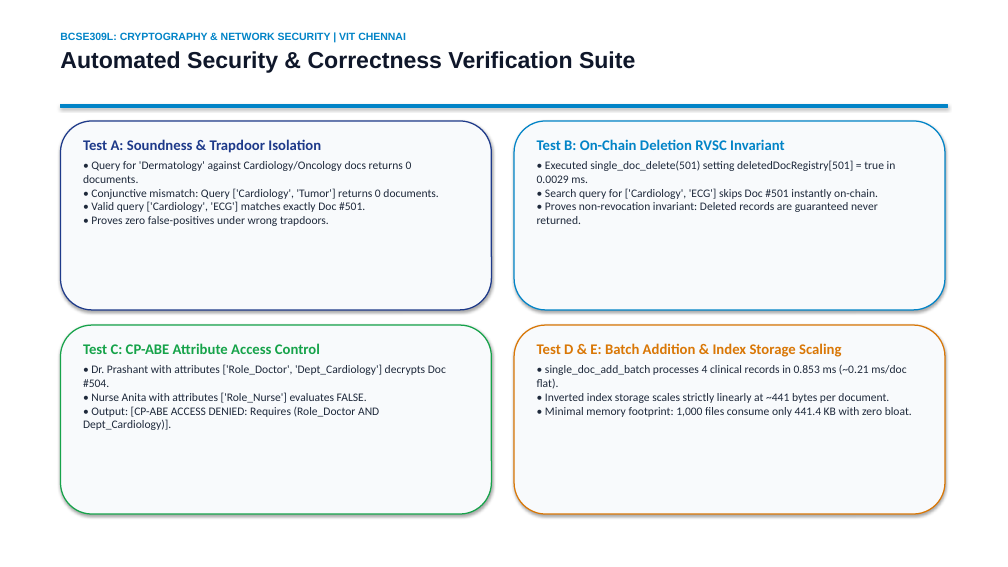
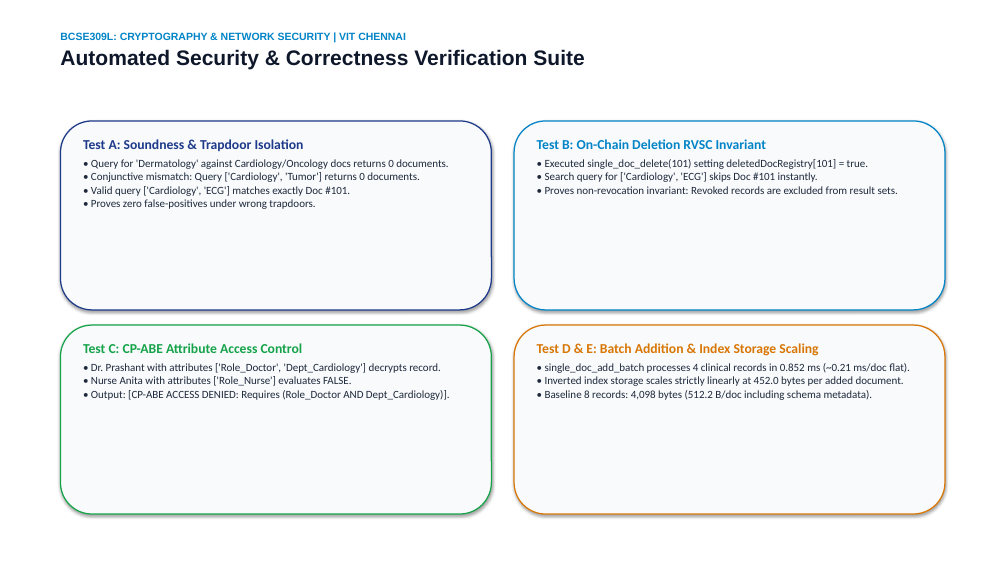
Before and after one commit to Prashant8991/BAMKS, a slide deck: slide 11 of submission_materials/1_Presentation_PPT/BAMKS_D_Final_Presentation.pptx (slide 13 before the commit). Drawn at 1008x567 pixels with LibreOffice and Linux fonts; fonts in the diff are those of the drawing. Boxes give left, top, right and bottom in pixels: in the first picture for what was removed or moved away, otherwise in the second. Text is boxed around its words. In the diff, an @@ line names an element or a change of style, - is before the commit and + after.

```diff
--- a/submission_materials/1_Presentation_PPT/BAMKS_D_Final_Presentation.pptx
+++ b/submission_materials/1_Presentation_PPT/BAMKS_D_Final_Presentation.pptx
@@ text at (x1=60, y1=49, x2=584, y2=70): size 22 to 20 pt in "Automated Security & Correctness Verification Suite" @@
@@ rectangle removed at (x1=60, y1=104, x2=948, y2=107) @@
@@ text at (x1=83, y1=139, x2=304, y2=151): size 14 to 13 pt in "Test A: Soundness & Trapdoor Isolation" @@
@@ text at (x1=537, y1=139, x2=767, y2=149): size 14 to 13 pt in "Test B: On-Chain Deletion RVSC Invariant" @@
@@ text at (x1=91, y1=159, x2=448, y2=209): text changed; size 11 to 10.5 pt @@
-• Query for 'Dermatology' against Cardiology/Oncology docs returns 0 documents.
-• Conjunctive mismatch: Query ['Cardiology', 'Tumor'] returns 0 documents.
-• Valid query ['Cardiology', 'ECG'] matches exactly Doc #501.
-• Proves zero false-positives under wrong trapdoors.
+• Query for 'Dermatology' against Cardiology/Oncology docs returns 0 documents.
+• Conjunctive mismatch: Query ['Cardiology', 'Tumor'] returns 0 documents.
+• Valid query ['Cardiology', 'ECG'] matches exactly Doc #101.
+• Proves zero false-positives under wrong trapdoors.
@@ text at (x1=545, y1=159, x2=898, y2=194): text changed; size 11 to 10.5 pt @@
-• Executed single_doc_delete(501) setting deletedDocRegistry[501] = true in 0.0029 ms.
-• Search query for ['Cardiology', 'ECG'] skips Doc #501 instantly on-chain.
-• Proves non-revocation invariant: Deleted records are guaranteed never returned.
+• Executed single_doc_delete(101) setting deletedDocRegistry[101] = true.
+• Search query for ['Cardiology', 'ECG'] skips Doc #101 instantly.
+• Proves non-revocation invariant: Revoked records are excluded from result sets.
@@ text at (x1=83, y1=343, x2=303, y2=353): size 14 to 13 pt in "Test C: CP-ABE Attribute Access Control" @@
@@ text at (x1=537, y1=343, x2=818, y2=356): size 14 to 13 pt in "Test D & E: Batch Addition & ..." @@
@@ text at (x1=91, y1=363, x2=450, y2=400): text changed; size 11 to 10.5 pt @@
-• Dr. Prashant with attributes ['Role_Doctor', 'Dept_Cardiology'] decrypts Doc #504.
-• Nurse Anita with attributes ['Role_Nurse'] evaluates FALSE.
-• Output: [CP-ABE ACCESS DENIED: Requires (Role_Doctor AND Dept_Cardiology)].
+• Dr. Prashant with attributes ['Role_Doctor', 'Dept_Cardiology'] decrypts record.
+• Nurse Anita with attributes ['Role_Nurse'] evaluates FALSE.
+• Output: [CP-ABE ACCESS DENIED: Requires (Role_Doctor AND Dept_Cardiology)].
@@ text at (x1=545, y1=363, x2=910, y2=400): text changed; size 11 to 10.5 pt @@
-• single_doc_add_batch processes 4 clinical records in 0.853 ms (~0.21 ms/doc flat).
-• Inverted index storage scales strictly linearly at ~441 bytes per document.
-• Minimal memory footprint: 1,000 files consume only 441.4 KB with zero bloat.
+• single_doc_add_batch processes 4 clinical records in 0.852 ms (~0.21 ms/doc flat).
+• Inverted index storage scales strictly linearly at 452.0 bytes per added document.
+• Baseline 8 records: 4,098 bytes (512.2 B/doc including schema metadata).
```
Also in this commit, not shown: 10 other slides changed, 5 slides added, 6 slides removed, 19 other files.
